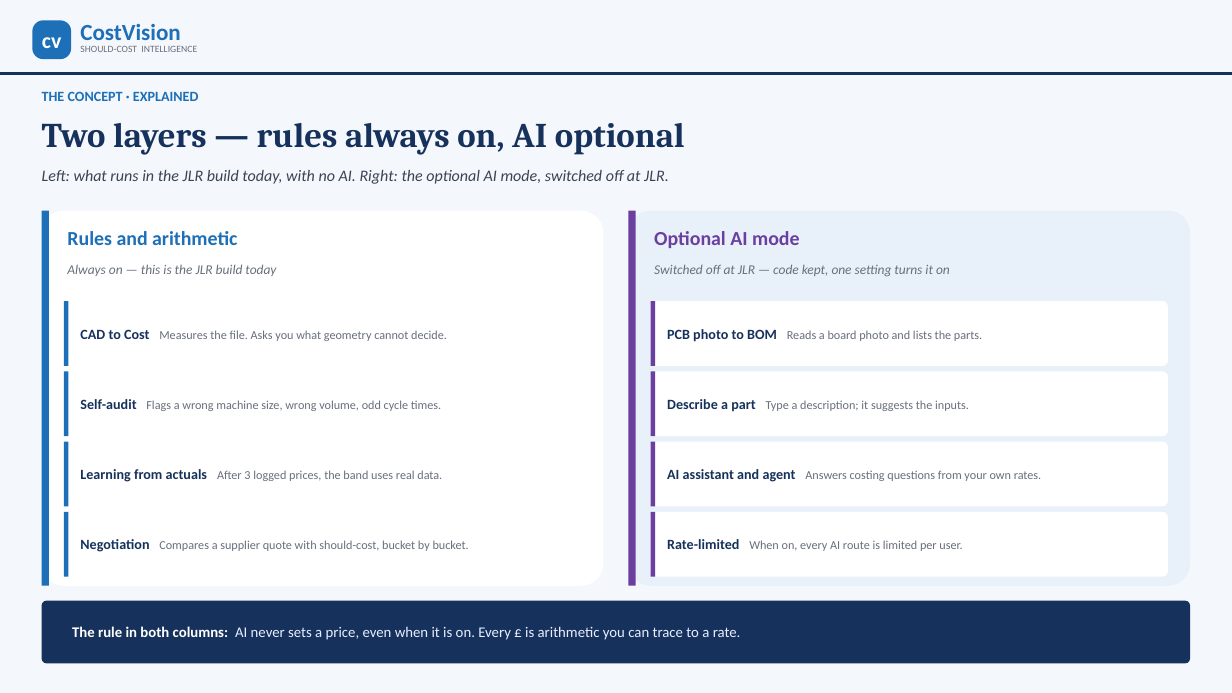
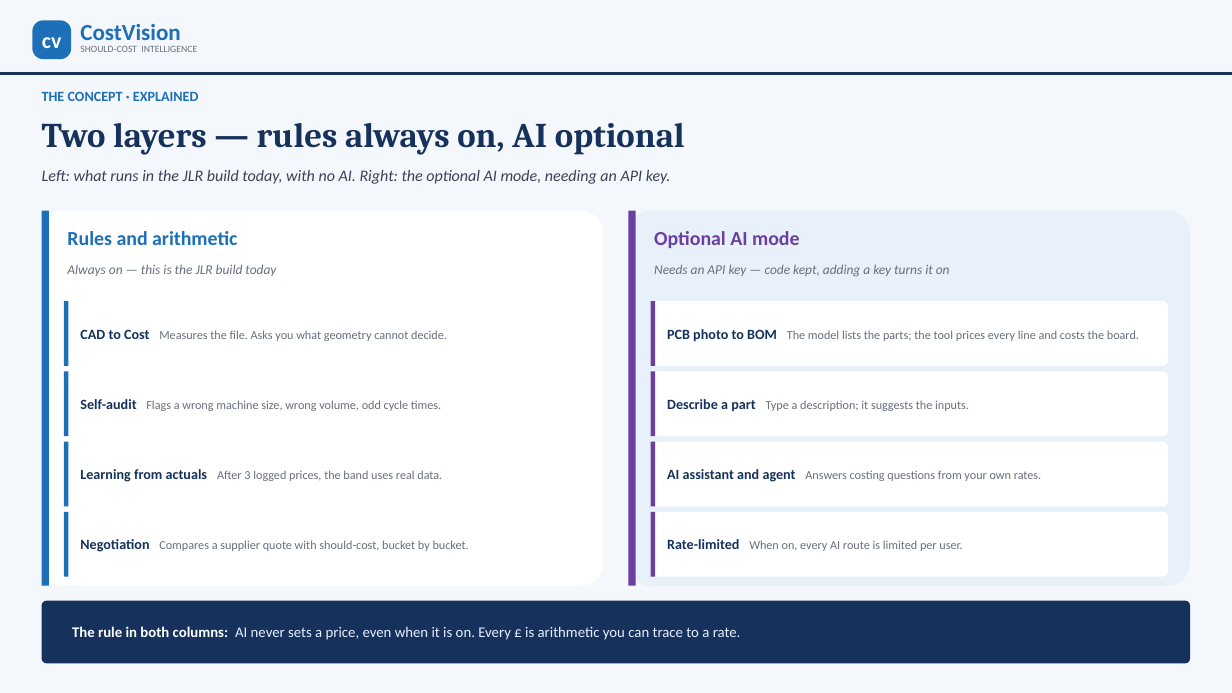
Before and after one commit to bhosaleavinash546/leamington-marathi, a slide deck: slide 4 of CostVision-Implementation-Blueprint.pptx. Drawn at 1232x693 pixels with LibreOffice and Linux fonts; fonts in the diff are those of the drawing. Boxes give left, top, right and bottom in pixels: in the first picture for what was removed or moved away, otherwise in the second. Text is boxed around its words. In the diff, an @@ line names an element or a change of style, - is before the commit and + after.

```diff
--- a/CostVision-Implementation-Blueprint.pptx
+++ b/CostVision-Implementation-Blueprint.pptx
@@ text at box(42, 170, 671, 184): text changed @@
-Left: what runs in the JLR build today, with no AI. Right: the optional AI mode, switched off at JLR.
+Left: what runs in the JLR build today, with no AI. Right: the optional AI mode, needing an API key.
@@ text at box(654, 264, 950, 276): text changed @@
-Switched off at JLR — code kept, one setting turns it on
+Needs an API key — code kept, adding a key turns it on
@@ text at box(667, 329, 1139, 342): text changed @@
-PCB photo to BOM Reads a board photo and lists the parts.
+PCB photo to BOM The model lists the parts; the tool prices every line and costs the board.
```
Also in this commit, not shown: 15 other slides changed, 18 other files.
